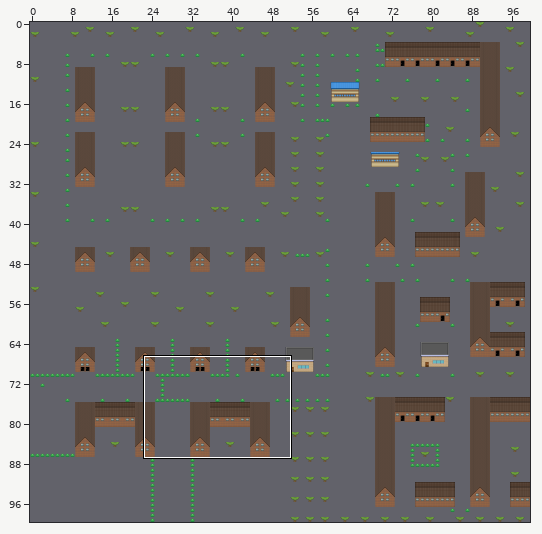
An edit to a level. Tiled map, core/assets/maps/map.tmx. Above, an overview of the earlier version with the close-up marked.
Close-up. Before:
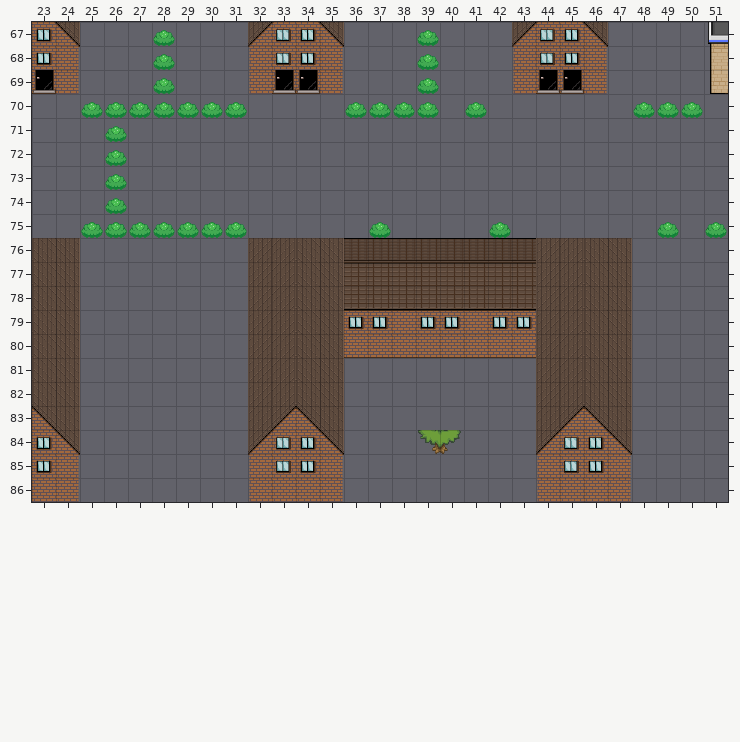
Cells are 32x32 px. Shown: x 23..51, y 67..86. The commit also changed other parts of the map, which this record leaves out. Tiles whose own drawing changed are shown in their newer look in all pictures.
New version:
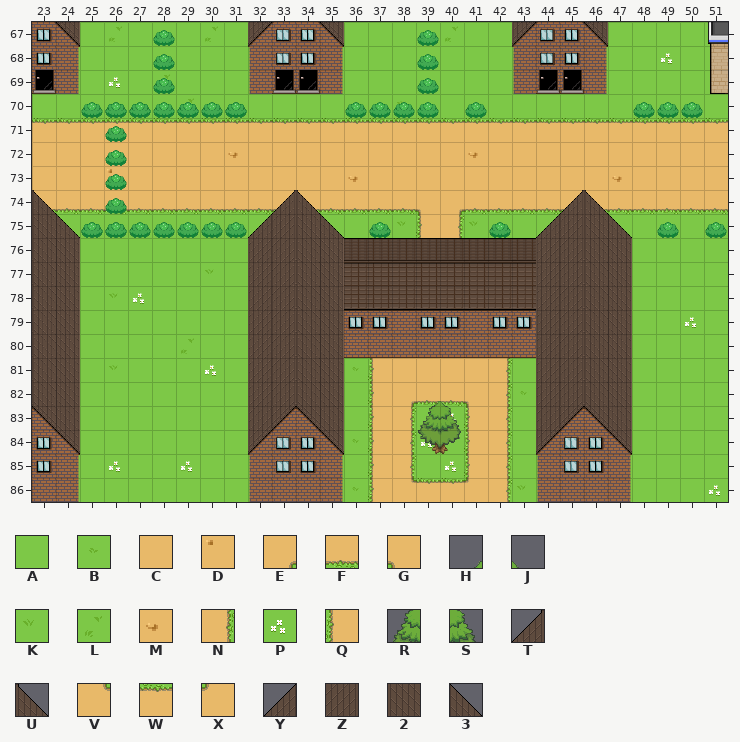
Key: from "Tileset": A 0, B 1, C 2, D 3, E 4, F 5, G 6, H 8, J 9, K 20, L 21, M 22, N 24, P 25, Q 26, R 28, S 29, T 41, U 42, V 44, W 45, X 46, Y 60, Z 61, 2 62, 3 63.
_ is an empty cell.
Tiles of an added or newly shown layer are drawn over the layers below it.
Diff:
Layer "Base" (now shown):
y 67: x 25..31 _______ -> ALAAALA; x 36..42 _______ -> AAAALAA; x 47..51 _____ -> AAAAA
y 68: x 24..32 _________ -> AAAAAAAAA; x 35..43 _________ -> AAAAAAAAA; x 46..51 ______ -> AAAPAA
y 69: x 24..32 _________ -> AAPALAAAA; x 35..43 _________ -> AAAAAAAAA; x 46..51 ______ -> AAAAAA
y 70: x 23..51 _____________________________ -> AAAAAALAAAAAAAAKAAAAAAAAAAAAA
y 71: x 23..51 _____________________________ -> WWWWWWWWWWWWWWWWWWWWWWWWWWWWW
y 72: x 23..51 _____________________________ -> CCCCCCCCMCCCCCCCCCMCCCCCCCCCC
y 73: x 23..51 _____________________________ -> CCCDCCCCCCCCCMCCCCCCCCCCMCCCC
y 74: x 23..51 _____________________________ -> FFFFFFFFFFFFFFFFGEFFFFFFFFFFF
y 75: x 24..32 _________ -> AAAAAAAAA; x 35..44 __________ -> AAAKQNKAAA; x 47..51 _____ -> AAAAA
y 76: x 25..31 _______ -> AAAAAAA; x 48..51 ____ -> AAAA
y 77: x 25..31 _______ -> AAAAAKA; x 48..51 ____ -> AAAA
y 78: x 25..31 _______ -> AKPAAAA; x 48..51 ____ -> AAAA
y 79: x 25..31 _______ -> AAAAAAA; x 48..51 ____ -> AAPA
y 80: x 25..31 _______ -> AAAALAA; x 48..51 ____ -> AAAA
y 81: x 25..31 _______ -> AKAAAPA; x 36..43 ________ -> BQCCCCNA; x 48..51 ____ -> AAAA
y 82: x 25..31 _______ -> AAAAAAA; x 36..43 ________ -> AQEFFGNB; x 48..51 ____ -> AAAA
y 83: x 25..31 _______ -> AAAAAAA; x 36..43 ________ -> AQNAPQNA; x 48..51 ____ -> AAAA
y 84: x 25..31 _______ -> AAAAAAA; x 36..43 ________ -> BQNPAQNA; x 48..51 ____ -> AAAA
y 85: x 24..32 _________ -> AAPAAPAAA; x 35..44 __________ -> AAQNAPQNAA; x 47..51 _____ -> AAAAA
y 86: x 24..32 _________ -> AAAAAAAAA; x 35..44 __________ -> ABQVWWXNKA; x 47..51 _____ -> AAAAP
Layer "Overhang" (now shown):
y 74: x 23 _ -> U; x 33..34 __ -> TU; x 45..46 __ -> TU
y 75: x 23..24 __ -> 23; x 32..35 ____ -> YZ23; x 44..47 ____ -> YZ23
y 82: x 39..40 __ -> HJ
y 83: x 39..40 __ -> RS
Changed places in both close-ups, as pixel boxes (x1, y1, x2, y2):
added: (32, 22, 728, 502)
